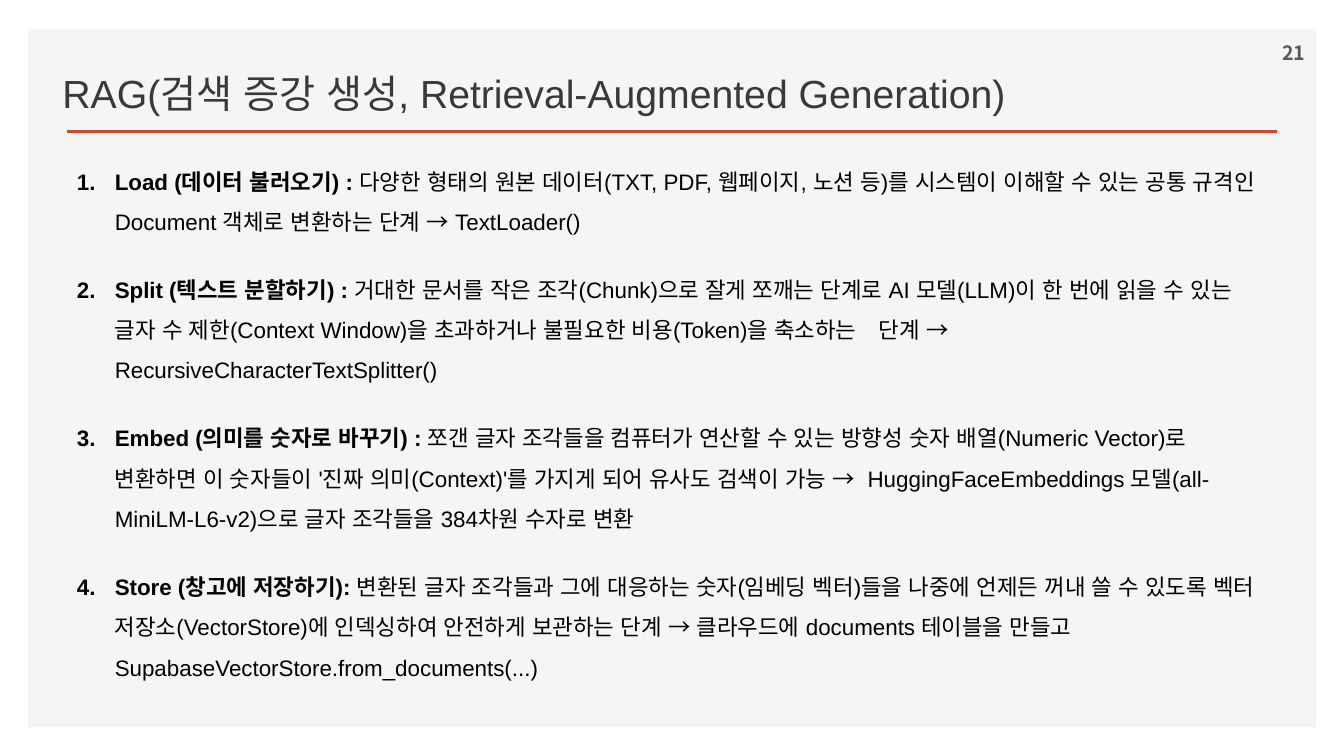
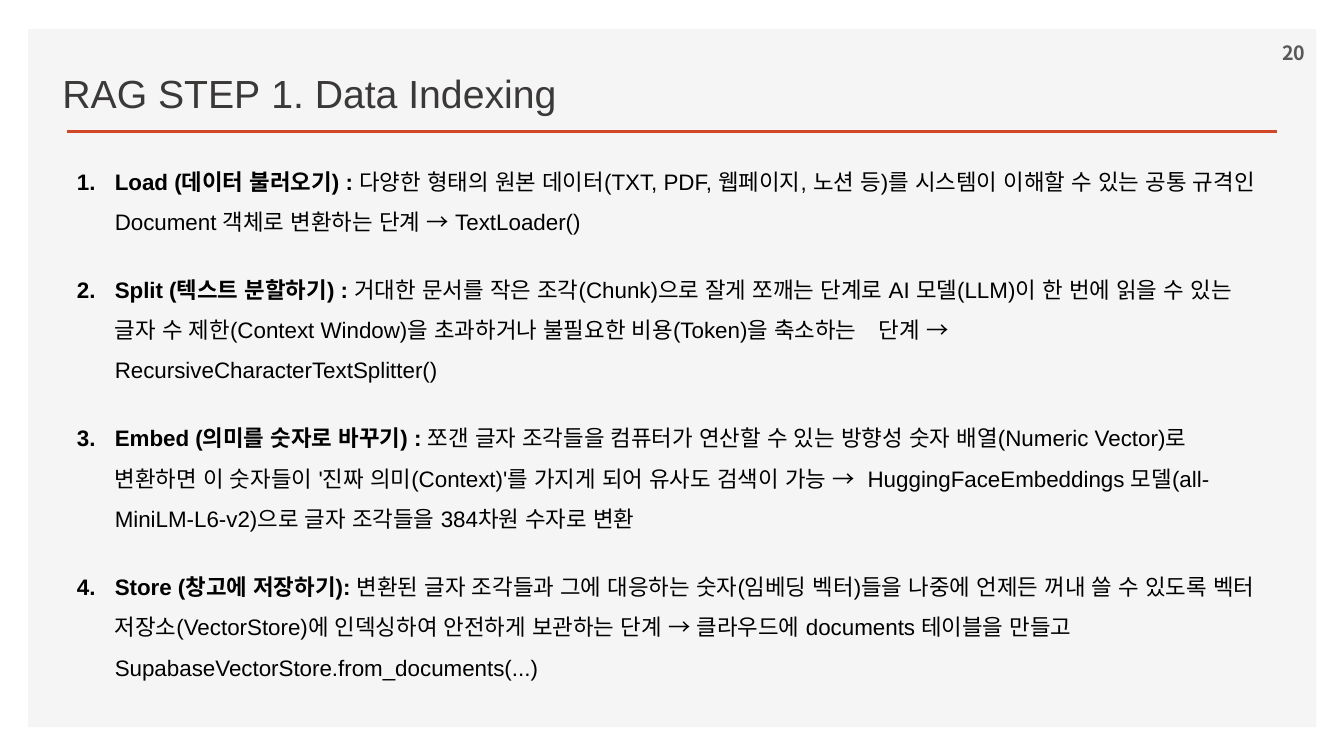
Before and after one commit to ancestor9/2026_Fall_Learning-Langchain-AI-Agent, a slide deck: slide 20 of ppts/CHAPTER 2 RAG Part I_Indexing Your Data.pptx (slide 21 before the commit). Drawn at 1344x756 pixels with LibreOffice and Linux fonts; fonts in the diff are those of the drawing; background and template pictures are left out. Boxes give left, top, right and bottom in pixels: in the first picture for what was removed or moved away, otherwise in the second. Text is boxed around its words. In the diff, an @@ line names an element or a change of style, - is before the commit and + after.

```diff
--- a/ppts/CHAPTER 2 RAG Part I_Indexing Your Data.pptx
+++ b/ppts/CHAPTER 2 RAG Part I_Indexing Your Data.pptx
@@ page number at [1282,45,1305,60]: text changed @@
-21
+20
@@ text at [62,79,556,116]: text changed @@
-RAG(검색 증강 생성, Retrieval-Augmented Generation)
+RAG STEP 1. Data Indexing
```
Also in this commit, not shown: 4 other slides changed, 1 slide removed.
